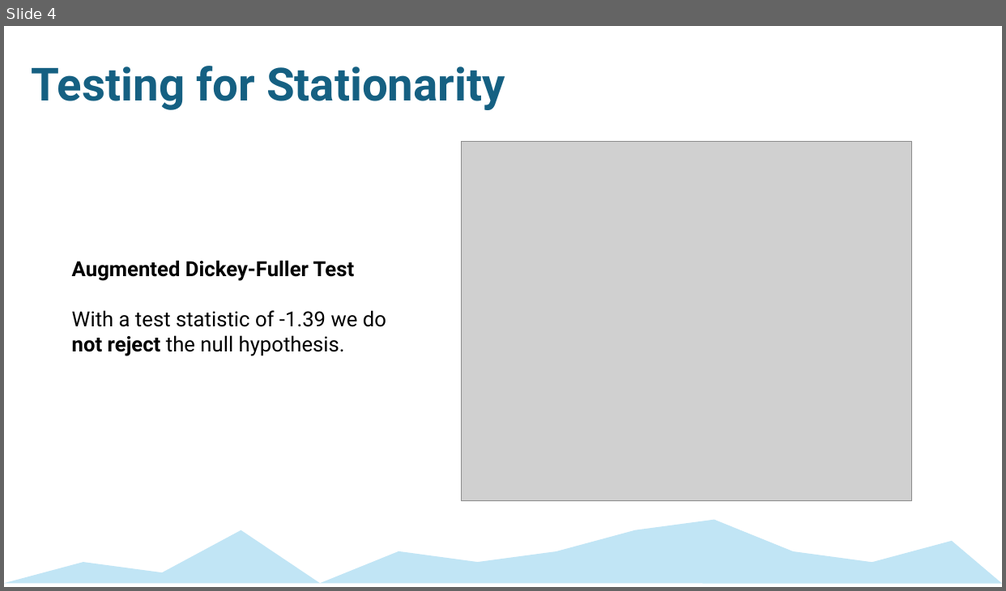
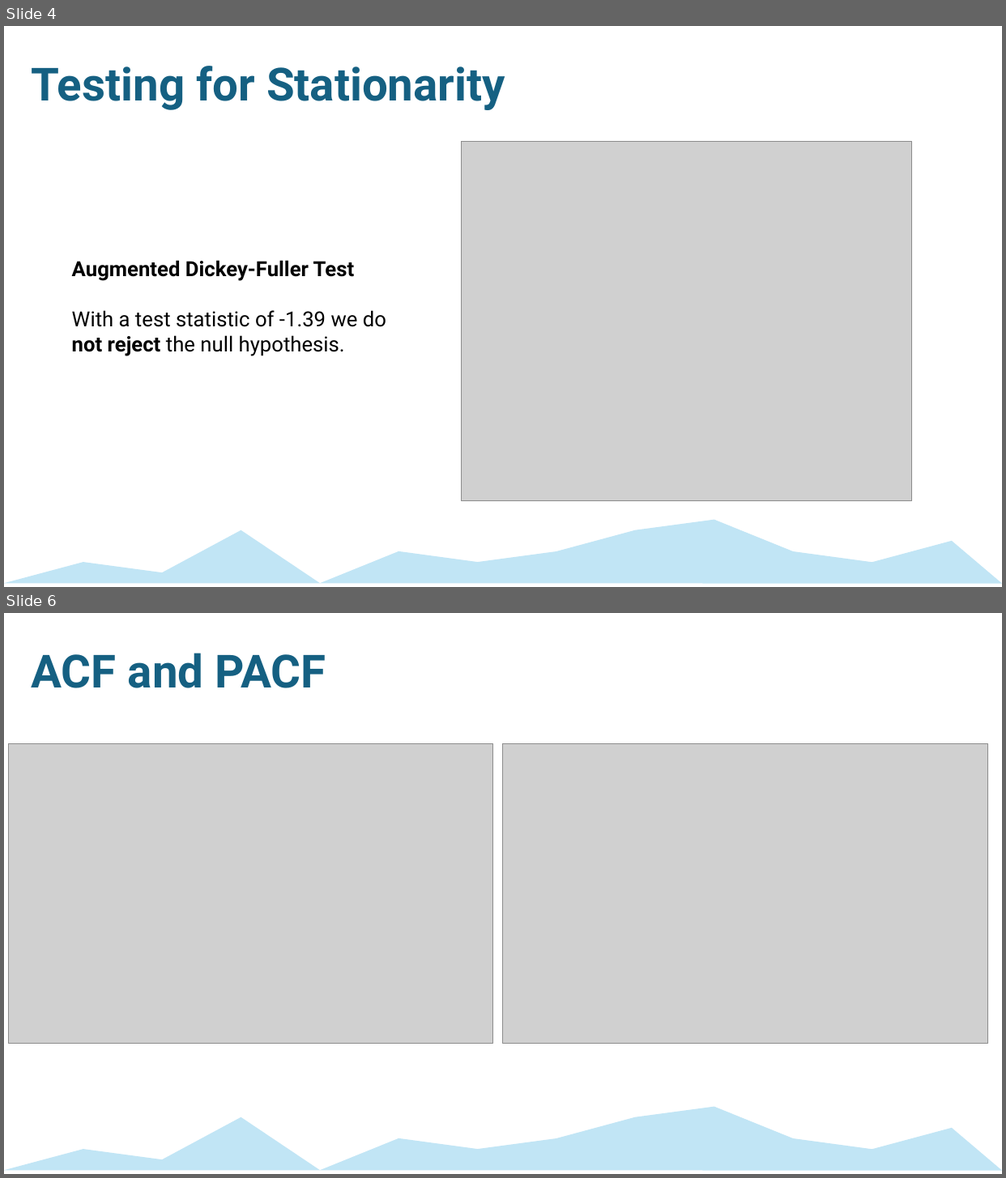
Before and after one commit to mckenzie-maidl/data5305-traffic-predictions, a slide deck: ECON5305_DataTranslationChallenge_Step1.pptx. Shown one above the other, each under a label of ours: slide 4 before the commit, slides 4 and 6 after it; the slides between them are not shown. The pictures are 1006x591 and 1006x1178 pixels, drawn with LibreOffice and Linux fonts; fonts in the diff are those of the drawing; grey boxes stand for pictures. Boxes give left, top, right and bottom in pixels: in the first picture for what was removed or moved away, otherwise in the second. Text is boxed around its words. In the diff, an @@ line names an element or a change of style, - is before the commit and + after.

```diff
--- a/ECON5305_DataTranslationChallenge_Step1.pptx
+++ b/ECON5305_DataTranslationChallenge_Step1.pptx
@@ slide 6 added at bbox=[4, 613, 1002, 1174], background #FFFFFF @@
@@ title added at bbox=[31, 653, 326, 688], 44 pt, text #156082, bold @@
+ACF and PACF
@@ picture added at bbox=[9, 744, 493, 1043] @@
@@ picture added at bbox=[503, 744, 987, 1043] @@
@@ freeform shape added at bbox=[4, 1107, 1002, 1171], fill #C1E5F5 @@
```
Also in this commit, not shown: 1 other slide added, 1 slide removed, 6 other files.
